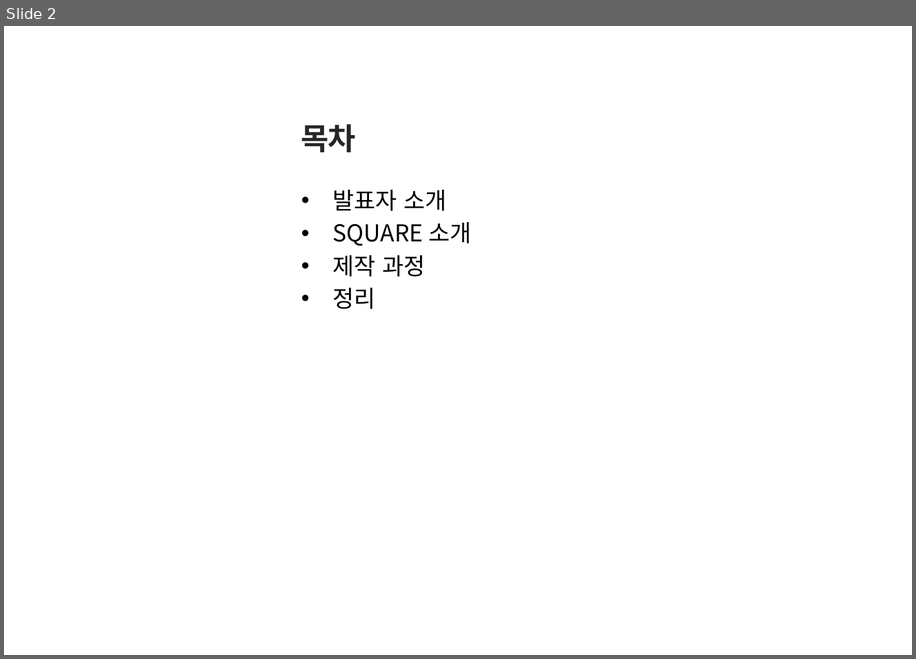
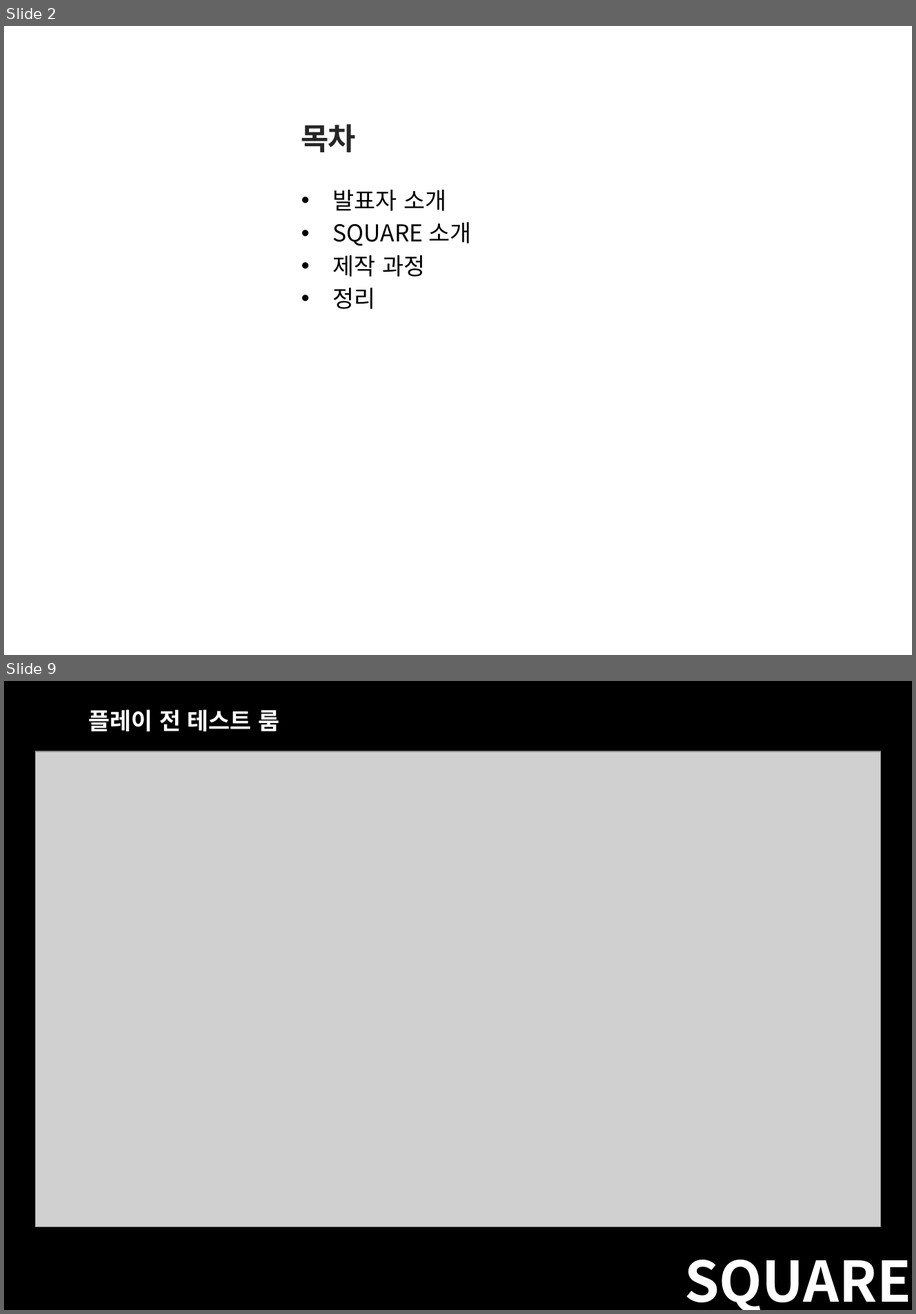
Before and after one commit to Hanghyeon/SQUARE, a slide deck: User_OtherFiles/포폴 발표 준비/2017_NCIA.pptx. Shown one above the other, each under a label of ours: slide 2 before the commit, slides 2 and 9 after it; the slides between them are not shown. The pictures are 916x659 and 916x1314 pixels, drawn with LibreOffice and Linux fonts; fonts in the diff are those of the drawing; grey boxes stand for pictures; background and template pictures are left out. Boxes give left, top, right and bottom in pixels: in the first picture for what was removed or moved away, otherwise in the second. Text is boxed around its words. In the diff, an @@ line names an element or a change of style, - is before the commit and + after.

```diff
--- a/User_OtherFiles/포폴 발표 준비/2017_NCIA.pptx
+++ b/User_OtherFiles/포폴 발표 준비/2017_NCIA.pptx
@@ slide 9 added at [4, 681, 912, 1310], background #000000 @@
@@ text added at [88, 709, 279, 731], 20 pt, text #FFFFFF, bold @@
+플레이 전 테스트 룸
@@ picture added at [36, 751, 881, 1227] @@
@@ text added at [684, 1259, 911, 1310], 48 pt, text #FFFFFF, bold @@
+SQUARE
```
Also in this commit, not shown: 3 slides changed, 24 other slides added, 8 slides removed, 19 other files.
